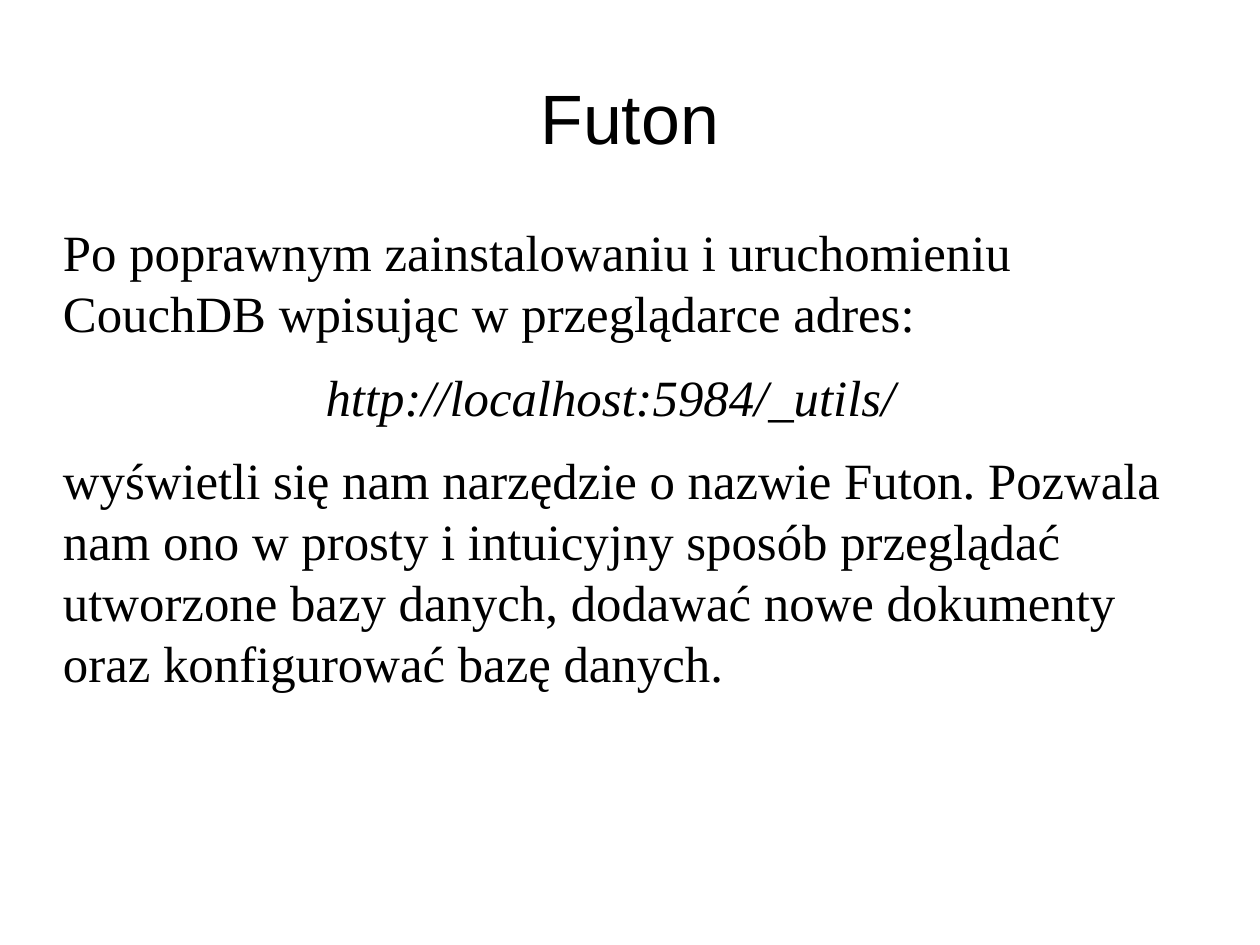
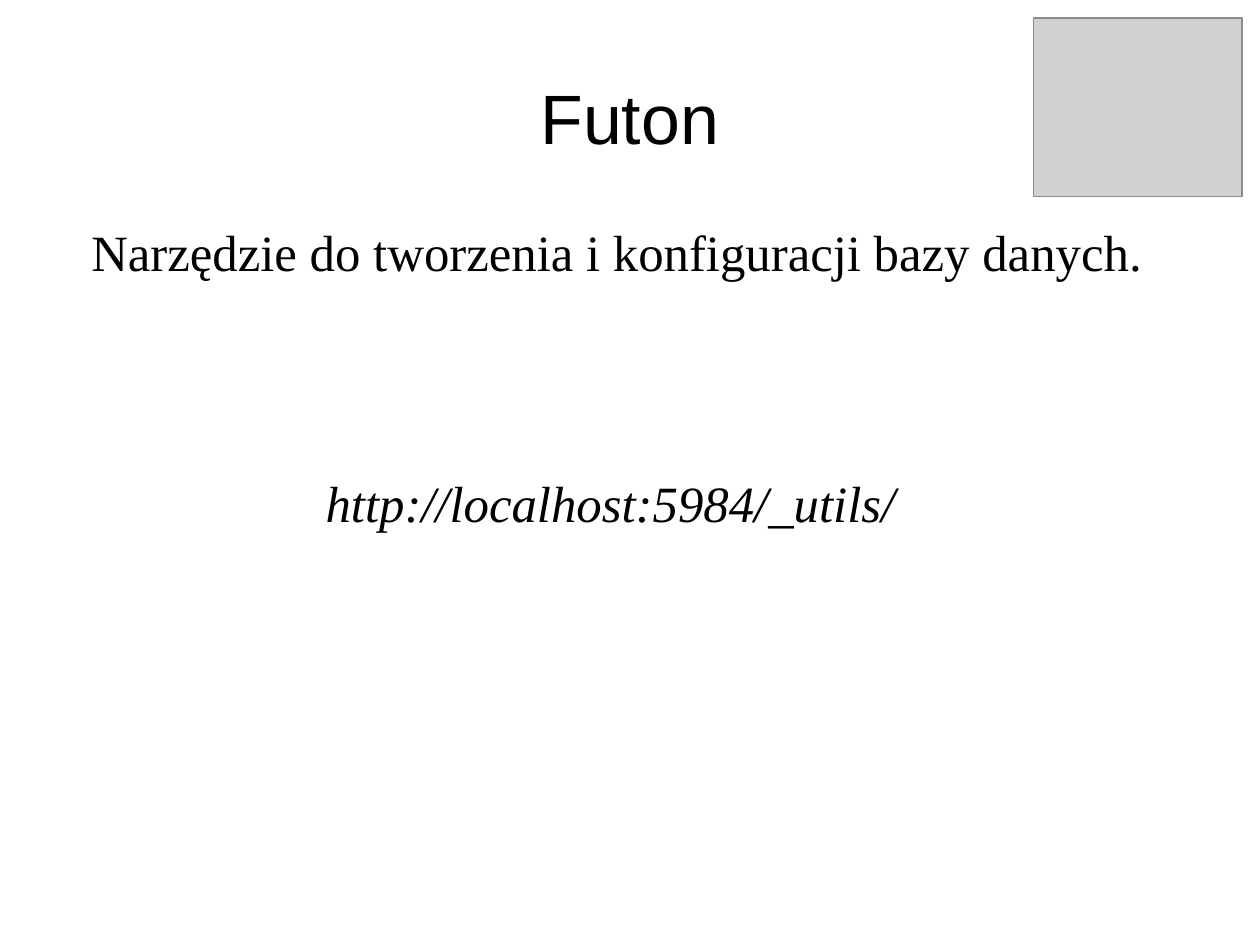
Before and after one commit to pawnow/ProjektErlang, a slide deck: slide 8 of prezentacja.odp. Drawn at 1260x945 pixels with LibreOffice and Linux fonts; fonts in the diff are those of the drawing; grey boxes stand for pictures. Boxes give left, top, right and bottom in pixels: in the first picture for what was removed or moved away, otherwise in the second. Text is boxed around its words. In the diff, an @@ line names an element or a change of style, - is before the commit and + after.

```diff
--- a/prezentacja.odp
+++ b/prezentacja.odp
@@ picture added at (1034,18,1242,197) @@
@@ text at (91,235,1141,282): text changed @@
-Po poprawnym zainstalowaniu i uruchomieniu CouchDB wpisując w przeglądarce adres:
+Narzędzie do tworzenia i konfiguracji bazy danych.
@@ text at (63,463,1160,693): paragraph removed @@
-wyświetli się nam narzędzie o nazwie Futon. Pozwala nam ono w prosty i intuicyjny sposób przeglądać utworzone bazy danych, dodawać nowe dokumenty oraz konfigurować bazę danych.
```
Also in this commit, not shown: 10 other slides changed, 4 slides added, 4 slides removed.
